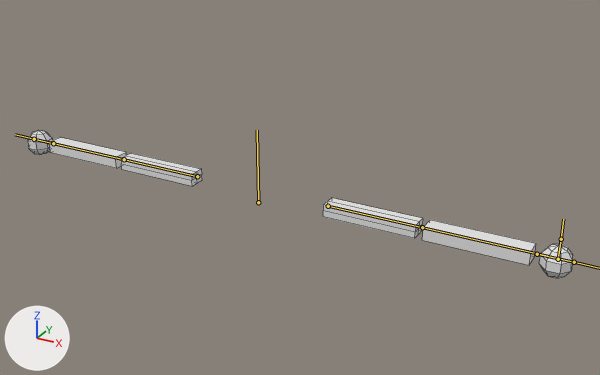
Before and after pictures for a commit that changed the FBX model Assets/Models/simple arms.fbx.
Before and after are seen from a 50 mm camera at (1.58, -2.54, 1.33) aimed at (0.23, -0.08, 0.1). The axes (+X, +Y, +Z) are drawn at lower left. The lights are the same throughout. The bones that bend it are drawn over the model as lines. Mesh edges are drawn as thin lines.
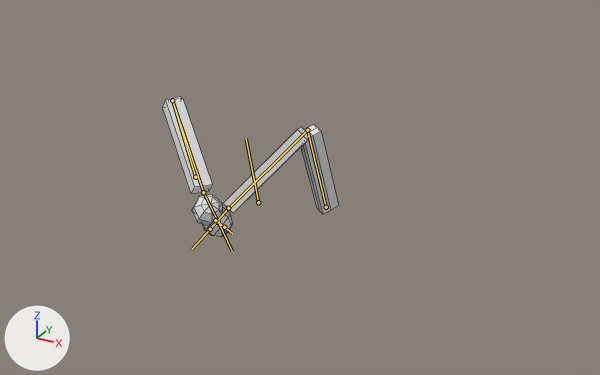
The newer file adds an action. The first version stands in its rest pose; the second is drawn at frame 20 of the action 'Armature|Heavy Attack 1'.

Pixel boxes [x1, y1, x2, y2] of what changed, in the pictures (600 x 375 px):
'Cube', posed (68% narrower)
    before: [28, 130, 573, 278]
    after: [162, 97, 338, 237]
bone 'Bone.006', root to tip
    before: (258, 202) to (257, 130)
    after: (258, 202) to (246, 139)
bone 'Bone', root to tip
    before: (197, 176) to (124, 159)
    after: (195, 177) to (172, 100)
bone 'Bone.001', root to tip
    before: (124, 159) to (53, 143)
    after: (172, 100) to (203, 192)
bone 'Bone.002', root to tip
    before: (53, 143) to (34, 139)
    after: (203, 192) to (218, 221)
bone 'Bone.003', root to tip
    before: (328, 206) to (422, 227)
    after: (326, 207) to (307, 130)
bone 'Bone.004', root to tip
    before: (422, 227) to (547, 256)
    after: (307, 130) to (222, 214)
bone 'Bone.005', root to tip
    before: (537, 254) to (574, 262)
    after: (228, 208) to (210, 229)

The change in detail:
Bone 'Bone.006' (bone_bone_006) turns from (0, 0, 0) to (15, 0, 0) degrees about its own x, y and z.
Bone 'Bone' (bone_bone) turns from (0, 0, 0) to (-4, -146, -88) degrees about its own x, y and z.
Bone 'Bone.001' (bone_bone_001) turns from (0, 0, 0) to (-112, -18, -61) degrees about its own x, y and z.
Bone 'Bone.002' (bone_bone_002) turns from (0, 0, 0) to (-10, 7, -7) degrees about its own x, y and z.
Bone 'Bone.003' (bone_bone_003) turns from (0, 0, 0) to (-8, 146, 86) degrees about its own x, y and z.
Bone 'Bone.004' (bone_bone_004) turns from (0, 0, 0) to (-120, 17, 45) degrees about its own x, y and z.
Bone 'Bone.005' (bone_bone_005) turns from (0, 0, 0) to (-11, -7, 4) degrees about its own x, y and z.
